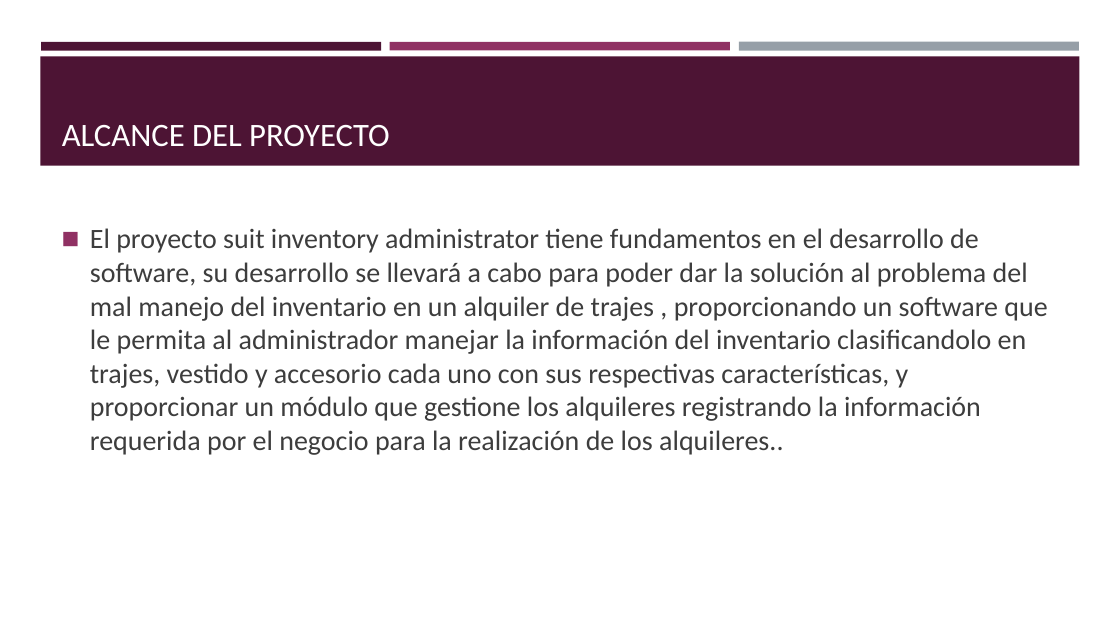
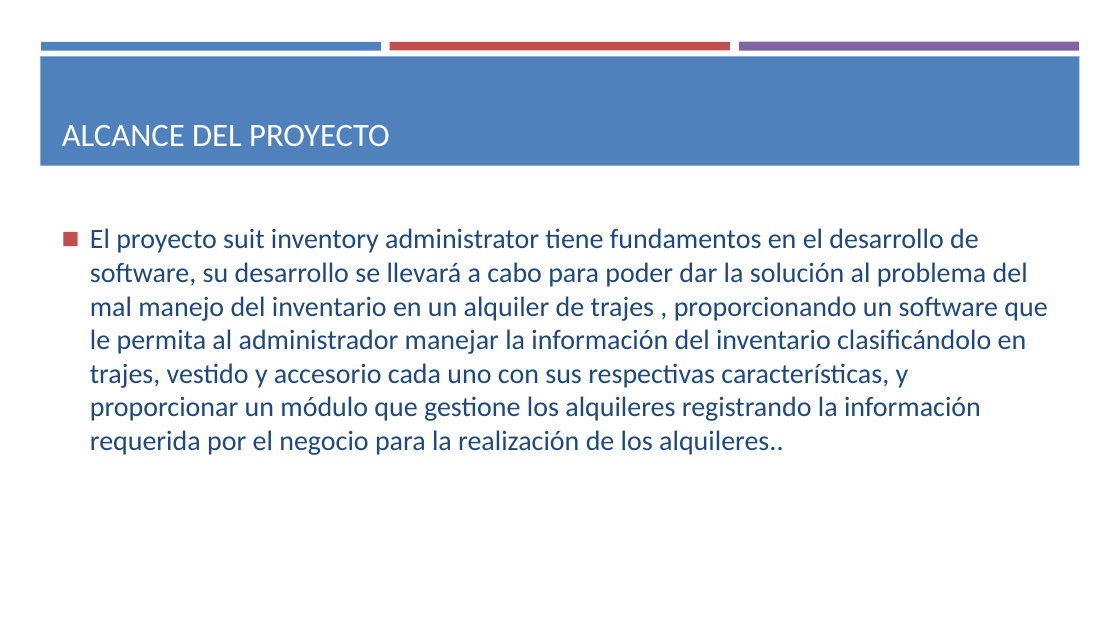
Before and after one commit to Juan1607/Suit_Administrator, a slide deck: slide 4 of Exposicion.pptx. Drawn at 1120x630 pixels with LibreOffice and Linux fonts; fonts in the diff are those of the drawing. Boxes give left, top, right and bottom in pixels: in the first picture for what was removed or moved away, otherwise in the second. Text is boxed around its words. In the diff, an @@ line names an element or a change of style, - is before the commit and + after.

```diff
--- a/Exposicion.pptx
+++ b/Exposicion.pptx
@@ rectangle at (40, 56, 1080, 166): fill #4D1434 to #4F81BD @@
@@ rectangle at (41, 42, 381, 50): fill #4D1434 to #4F81BD @@
@@ rectangle at (390, 42, 730, 50): fill #903163 to #C0504D @@
@@ rectangle at (739, 42, 1079, 51): fill #969FA7 to #8064A2 @@
@@ text at (90, 228, 1047, 455): text changed; text colour #3D3D3D to #1F497D @@
-◼ El proyecto suit inventory administrator tiene fundamentos en el desarrollo de software, su desarrollo se llevará a cabo para poder dar la solución al problema del mal manejo del inventario en un alquiler de trajes , proporcionando un software que le permita al administrador manejar la información del inventario clasificandolo en trajes, vestido y accesorio cada uno con sus respectivas características, y proporcionar un módulo que gestione los alquileres registrando la información requerida por el negocio para la realización de los alquileres..
+◼ El proyecto suit inventory administrator tiene fundamentos en el desarrollo de software, su desarrollo se llevará a cabo para poder dar la solución al problema del mal manejo del inventario en un alquiler de trajes , proporcionando un software que le permita al administrador manejar la información del inventario clasificándolo en trajes, vestido y accesorio cada uno con sus respectivas características, y proporcionar un módulo que gestione los alquileres registrando la información requerida por el negocio para la realización de los alquileres..
```
Also in this commit, not shown: 13 other slides changed, 8 slides added, 8 slides removed.
